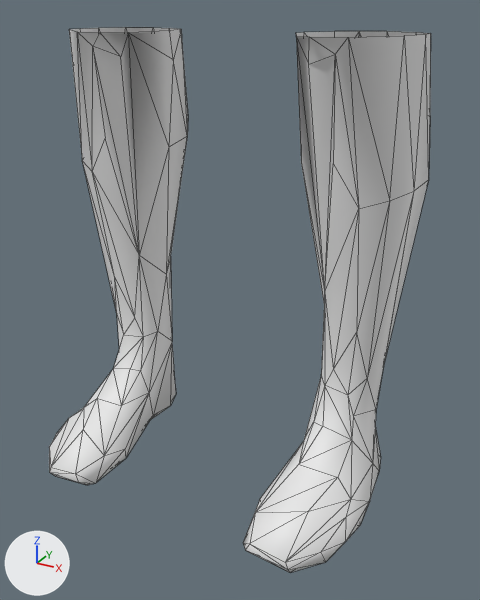
Before and after pictures for a commit that changed the glTF model public/models/doll/legwear-knee-socks-lo.glb.
Rendered twice from a camera (50 mm lens) standing at (0.329, -0.613, 0.481) and looking at (0.029, -0.067, 0.208). Lighting does not change. The marker at lower left points along +X, +Y and +Z. The picture after the commit comes second. Mesh edges are drawn as thin lines.

The first picture shows 'Legwear_knee-socks'.
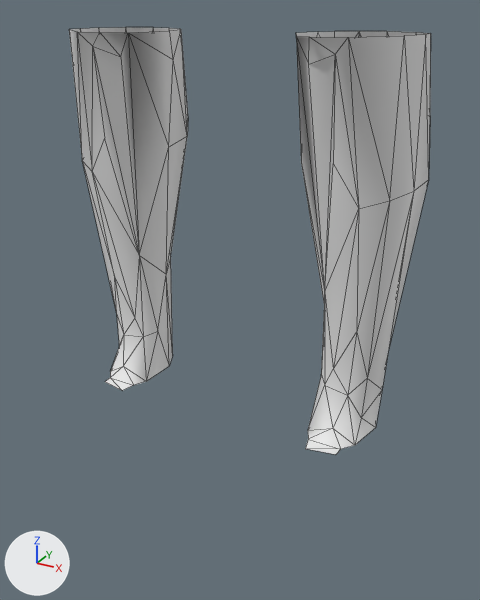
The change, as a diff of the scene's bpy script:
```diff
--- a/public/models/doll/legwear-knee-socks-lo.glb.py
+++ b/public/models/doll/legwear-knee-socks-lo.glb.py
@@ me_legwear_knee_socks @@
 # used by ob_legwear_knee_socks; location = (0.0, 0.0, 0.0)
 # verts and faces of me_legwear_knee_socks; kept vertices keep their numbers, new ones are numbered from 172
 # before: 101 (0.068, -0.018, 0.461) at pixel (303, 32), 102 (0.07, -0.025, 0.434)
-me_legwear_knee_socks.from_pydata(...)  # 172 vertices, 316 faces; spans x -0.191..0.191, y -0.189..0.044, z -0.007..0.462
+me_legwear_knee_socks.from_pydata(...)  # 115 vertices, 182 faces; spans x -0.191..0.191, y -0.093..0.044, z 0.068..0.462
+# me_legwear_knee_socks part 1
+# 42 vertices are removed from x -0.185..-0.086, y -0.189..0.031, z -0.007..0.098
+# 100 faces are deleted
+# 4 vertices move from x -0.167..-0.112, y -0.058..-0.006, z 0.082..0.136 to x -0.168..-0.106, y -0.057..0.009, z 0.068..0.111
+# 14 vertices are added at x -0.179..-0.104, y -0.089..0.039, z 0.068..0.34
+# 34 new faces join them
+# me_legwear_knee_socks part 2
+# 42 vertices are removed from x 0.086..0.185, y -0.189..0.031, z -0.007..0.098
+# 97 faces are deleted
+# 4 vertices move from x 0.112..0.167, y -0.058..-0.006, z 0.082..0.136 to x 0.106..0.168, y -0.057..0.009, z 0.068..0.111
+# 13 vertices are added at x 0.104..0.167, y -0.089..0.039, z 0.068..0.242
+# 29 new faces join them
+# me_legwear_knee_socks part 3
+verts[101] = (0.075, -0.002, 0.461)  # moved, pixel (317, 31)
+verts[102] = (0.07, -0.019, 0.411)  # moved
 me_legwear_knee_socks.materials.append(mat_cloth)
```

Location of each change, (x1, y1, x2, y2) in pixels of the pictures (480 x 600 px; the box of a moved part takes in the faces that stretch with it):
'Legwear_knee-socks', reshaped (22% shorter): before (49, 27, 431, 573); after (69, 27, 431, 454)
part 1 of me_legwear_knee_socks, cut back: before (49, 258, 176, 485); after (105, 258, 173, 390)
part 2 of me_legwear_knee_socks, cut back: before (243, 181, 428, 573); after (305, 181, 428, 454)
part 3 of me_legwear_knee_socks, moved or reshaped: (296, 31, 335, 37) in both
